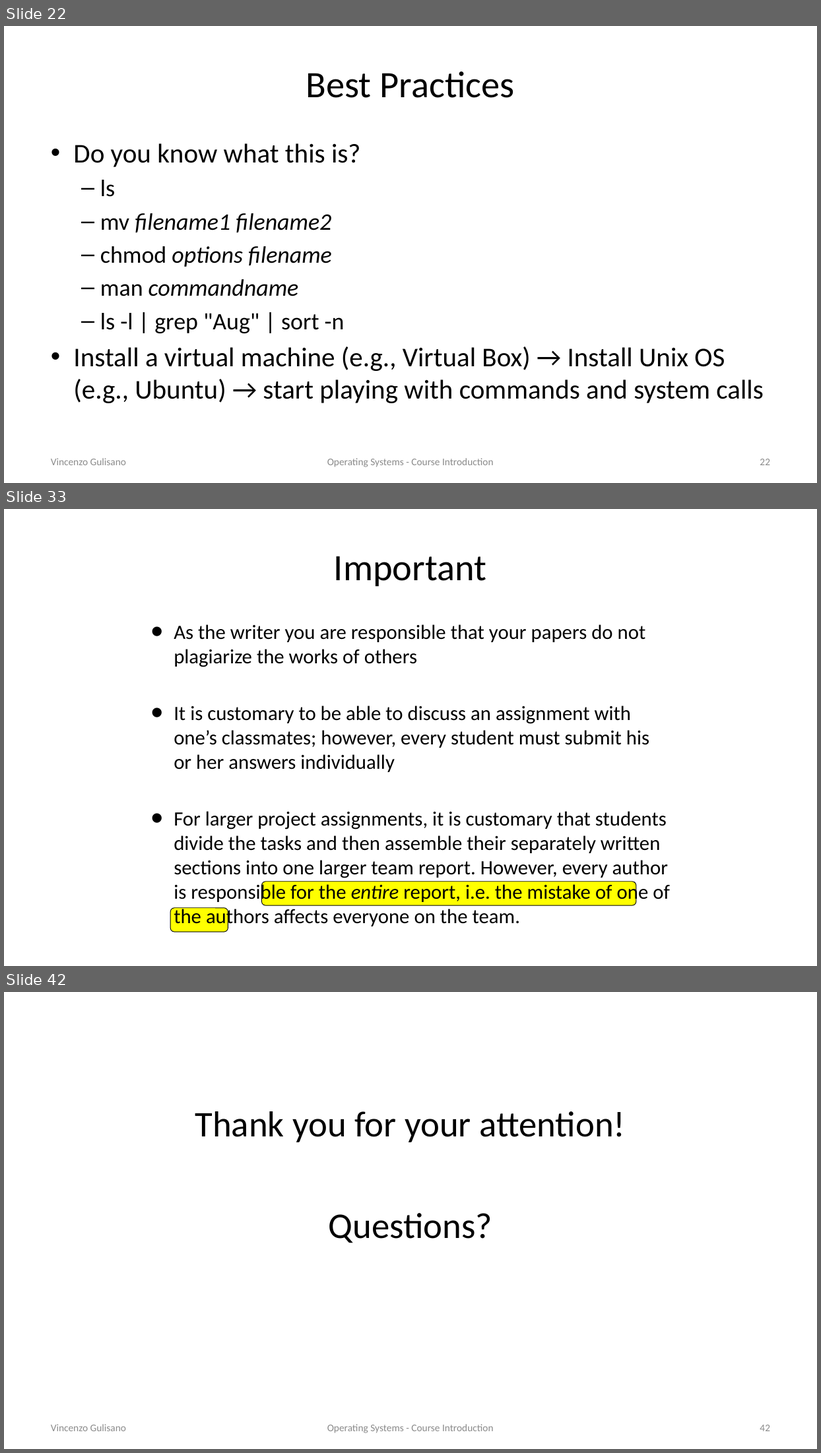
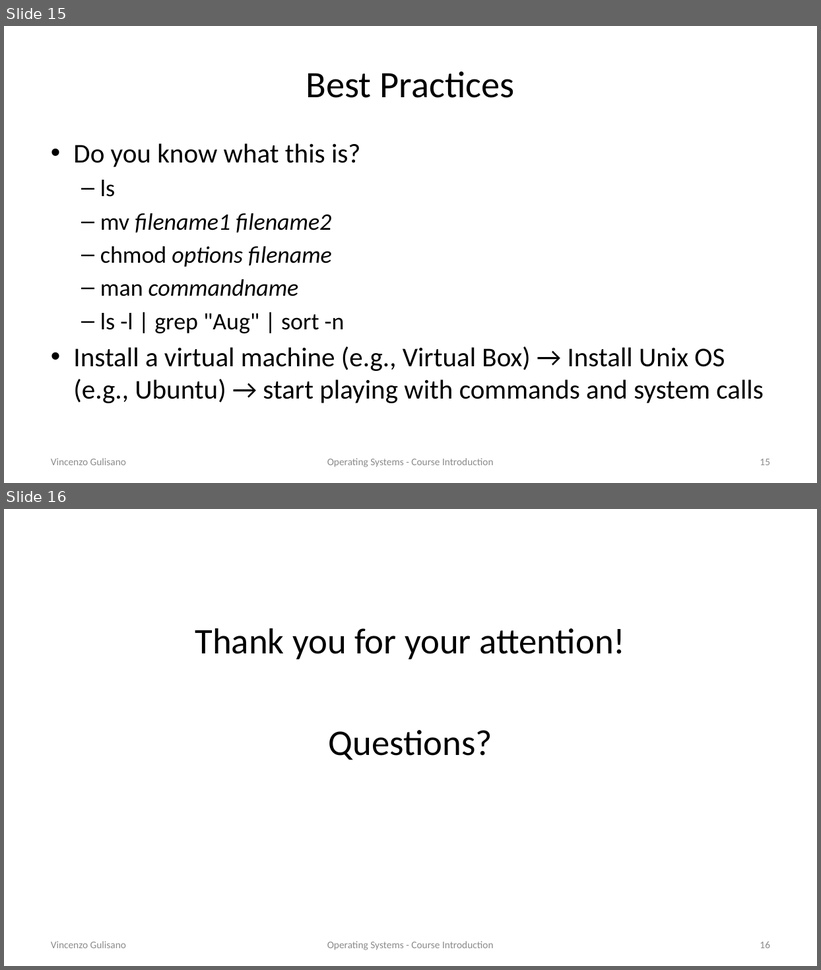
Before and after one commit to vincenzo-gulisano/os_material, a slide deck: slides/course_introduction.pptx. Shown one above the other, each under a label of ours: slides 22, 33 and 42 before the commit, slides 15 and 16 after it; the slides between them are not shown. The pictures are 821x1453 and 821x970 pixels, drawn with LibreOffice and Linux fonts; fonts in the diff are those of the drawing. Boxes give left, top, right and bottom in pixels: in the first picture for what was removed or moved away, otherwise in the second. Text is boxed around its words. In the diff, an @@ line names an element or a change of style, - is before the commit and + after.

```diff
--- a/slides/course_introduction.pptx
+++ b/slides/course_introduction.pptx
@@ slide 33 removed at [4,509,817,966], background #FFFFFF @@
@@ title removed at [334,556,487,586] @@
-Important
@@ text removed at [174,625,670,929] @@
-• As the writer you are responsible that your papers do not plagiarize the works of others
-• It is customary to be able to discuss an assignment with one’s classmates; however, every student must submit his or her answers individually
-• For larger project assignments, it is customary that students divide the tasks and then assemble their separately written sections into one larger team report. However, every author is responsible for the entire report, i.e. the mistake of one of the authors affects everyone on the team.
@@ rounded rectangle removed at [262,882,636,906] @@
@@ rounded rectangle removed at [170,908,228,932] @@
@@ what was slide 22 is now slide 15 @@
@@ page number at [760,459,770,466]: text changed @@
-22
+15
@@ what was slide 42 is now slide 16 @@
@@ page number at [760,941,770,949]: text changed @@
-42
+16
```
Also in this commit, not shown: 7 slides changed, 25 other slides removed, 1 other file.
